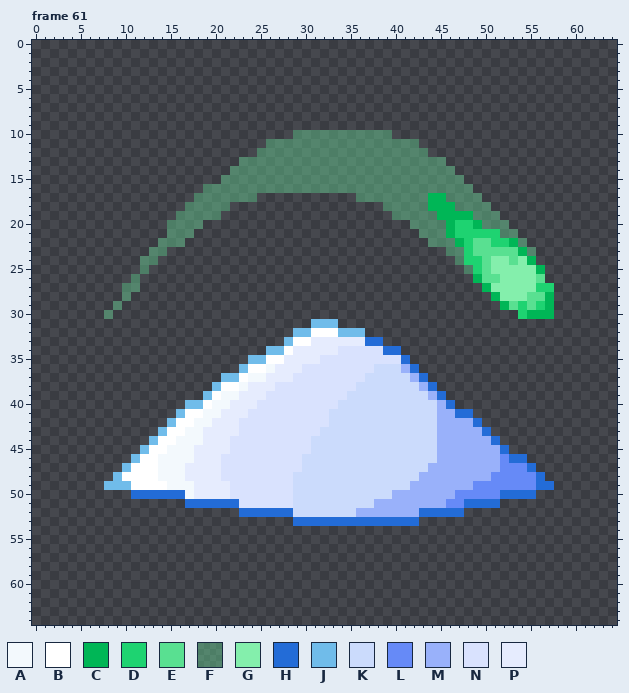
Two states of a pixel-art file, resources/sprites/gui/upgrades/upgrades.aseprite. The picture above is the old version.
65x65 pixels, 62 frames. Colours within 5 levels of each other are drawn and written as one. Shown: frame 61. The commit also changed other frames, which this record leaves out.
Palette (. is transparent): A #f3f9fd  B #ffffff  C #00b656  D #1ed371  E #59e091  F #6ae19b66  G #84efac  H #236cd7  J #70bcea  K #cbdbfc  L #668af7  M #99b1fa  N #d9e2fe  P #e6ecfe
Once edited:
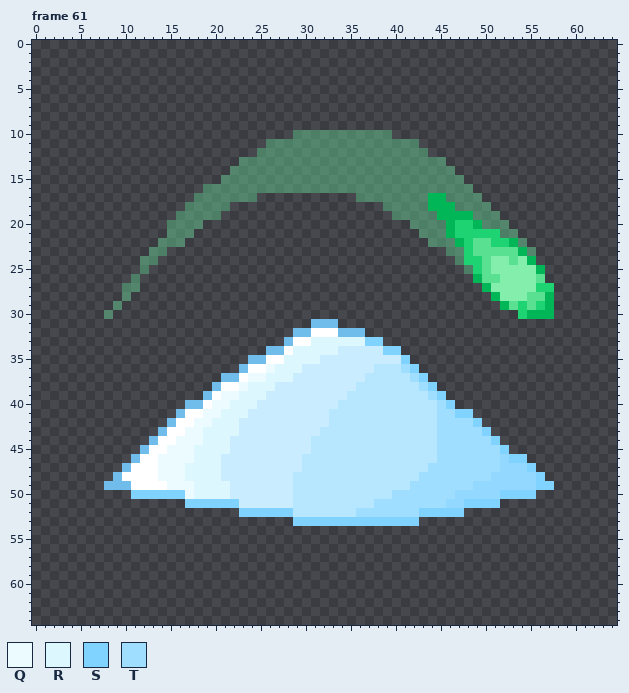
Colours new in this view: Q #ebfbff  R #dcf7fe  S #80d2ff  T #a0deff
Edits made:
Colour K changes from #cbdbfc to #b7e6ff.
Colour L changes from #668af7 to #93d9ff.
Colour N changes from #d9e2fe to #c9ecff.
Frame 61, layer "old":
Colour Q replaces colour A in row 36 at x 26; in row 37 at x 24 to 25; in row 38 at x 23; in row 39 at x 21 to 22; in row 40 at x 20 to 21; in row 41 at x 19 to 20.
Colour Q replaces colour A in row 42 at x 18 to 19; in row 43 at x 17 to 18; in row 44 at x 16 to 18; in row 45 at x 15 to 17; in row 46 at x 14 to 17; in rows 47 to 48 at x 14 to 16.
Colour Q replaces colour A in row 49 at x 15 to 17; in row 50 at x 17.
Colour R replaces colour P in row 33 at x 31 to 36; in row 34 at x 29 to 33; in row 35 at x 28 to 31; in row 36 at x 27 to 29; in row 37 at x 26 to 28; in row 38 at x 24 to 26.
Colour R replaces colour P in row 39 at x 23 to 25; in row 40 at x 22 to 24; in row 41 at x 21 to 23; in row 42 at x 20 to 22; in row 43 at x 19 to 22; in row 44 at x 19 to 21.
Colour R replaces colour P in row 45 at x 18 to 21; in row 46 at x 18 to 20; in rows 47 to 48 at x 17 to 20; in rows 49 to 50 at x 18 to 21.
Colour S replaces colour H in row 33 at x 37 to 38; in row 34 at x 39 to 40; in row 35 at x 41; in row 36 at x 42; in row 37 at x 43; in row 38 at x 44.
Colour S replaces colour H in row 39 at x 45; in row 40 at x 46; in row 41 at x 47 to 48; in row 42 at x 49; in row 43 at x 50; in row 44 at x 51.
Colour S replaces colour H in row 45 at x 52; in row 46 at x 53 to 54; in row 47 at x 55; in row 48 at x 56; in row 49 at x 56 to 57; in row 50 at x 11 to 16 and 52 to 55.
Colour S replaces colour H in row 51 at x 17 to 22 and 48 to 51; in row 52 at x 23 to 28 and 43 to 47; in row 53 at x 29 to 42.
Colour T replaces colour M in row 36 at x 41; in row 37 at x 42; in row 38 at x 43; in row 39 at x 44; in row 40 at x 45; in row 41 at x 45 to 46.
Colour T replaces colour M in row 42 at x 45 to 48; in row 43 at x 45 to 49; in row 44 at x 45 to 50; in rows 45 to 46 at x 45 to 51; in row 47 at x 44 to 51; in row 48 at x 43 to 50.
Colour T replaces colour M in row 49 at x 42 to 48; in row 50 at x 40 to 46; in row 51 at x 38 to 45; in row 52 at x 36 to 42.
Changed places in both pictures, as pixel boxes (x1, y1, x2, y2):
changed: (131, 337, 554, 526)
